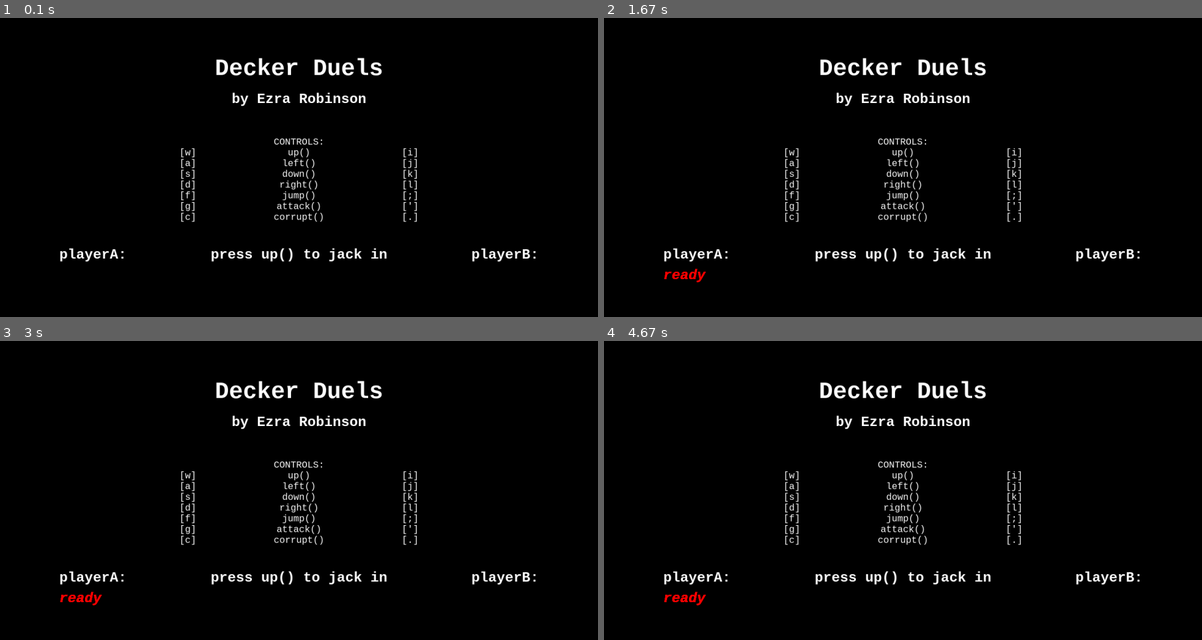
Above: before the commit, frames 1-4 (two rows, left to right).
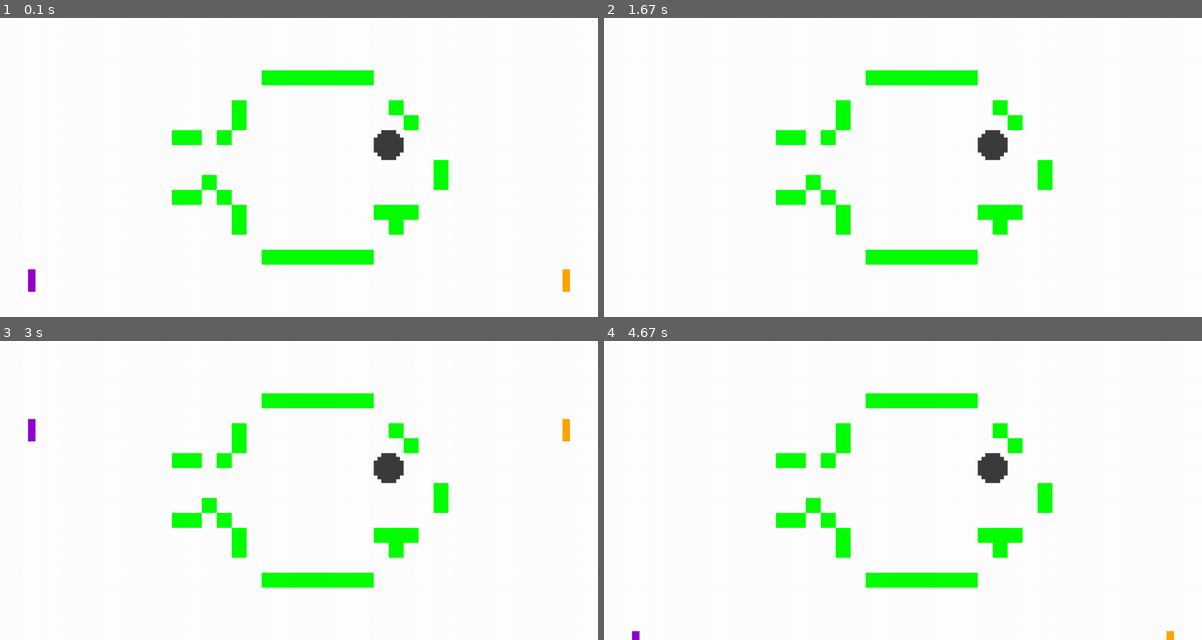
Above: after the commit, the same moments.

Repository: beccaelenzil/CS_ER
Game: pygame game, started from ScoringTheGame/Main/myGameClasses.py
The game is run twice, just before and just after one commit, with the same random seed, the same clock (stepped at 60 frames per second) and the same inputs. The source is Python 2; it was converted automatically to run under Python 3.
Inputs:
- Up to frame 1 (0.1 s): no input
- Up to frame 2 (1.67 s): tap W at 0.33, 0.73, 1.07, 1.3 s
- Up to frame 3 (3 s): tap W at 2, 2.7 s
- Up to frame 4 (4.67 s): tap W at 3.55, 4.5 s

The runs differ from the first frame. In frame 1, 99% of the frame differs, in the area x 0-100%, y 0-100%; in frame 2, 99%; in frame 3, 99%; in frame 4, 99%.

Commit message:
new level in progress

Diff:
--- a/ScoringTheGame/Main/myGameClasses.py
+++ b/ScoringTheGame/Main/myGameClasses.py
@@ -128,11 +128,9 @@
                 # set our right side to the left side of the item we hit
                 if self.change_x > 0:
                     self.rect.right = block.rect.left
-                    print "fuck"
                 elif self.change_x < 0:
                     # Otherwise if we are moving left, do the opposite.
                     self.rect.left = block.rect.right
-                    print "fuck"
 
         # Move up/down
         self.rect.y += self.change_y # + self.platformBoost_y
@@ -153,7 +151,6 @@
                         self.platformBoost_y = block.change_y
                         if self.platformBoost_y > 0:
                             self.change_y = self.platformBoost_y
-                            print "fuck"
                         else:
                             self.change_y = 0
                     else:
@@ -237,7 +234,7 @@
         if self.traps_left > 0:
             self.traps_left -= 1
 
-            block = Trap()
+            block = Trap(6, 8)
             block.rect.x = self.rect.x - textWidth
             block.rect.y = self.rect.y - textHeight
             block.player_a = player_a
@@ -260,9 +257,9 @@
 
 class Trap(Platform):
 
-    def __init__(self):
+    def __init__(self, height, width):
         # super(self.__class__, self).__init__(width, height)
-        Platform.__init__(self, 6, 8, LGREY)
+        Platform.__init__(self, height, width, LGREY)
         self.active = False
 
     def update(self):
@@ -477,7 +474,7 @@
         # Add a moving platform
         block = MovingPlatform(50, 2, GREEN)
         block.rect.x = 30*textWidth
-        block.rect.y = 36*textHeight
+        block.rect.y = 34*textHeight
         block.boundary_bottom = 72*textHeight
         block.boundary_top = 10*textHeight
         block.change_y = textWidth
@@ -489,7 +486,7 @@
         # Add a moving platform
         block = MovingPlatform(50, 2, GREEN)
         block.rect.x = 100*textWidth
-        block.rect.y = 54*textHeight
+        block.rect.y = 52*textHeight
         block.boundary_bottom = 72*textHeight
         block.boundary_top = 10*textHeight
         block.change_y = textWidth
@@ -501,7 +498,7 @@
         # Add a moving platform
         block = MovingPlatform(50, 2, GREEN)
         block.rect.x = 170*textWidth
-        block.rect.y = 72*textHeight
+        block.rect.y = 70*textHeight
         block.boundary_bottom = 72*textHeight
         block.boundary_top = 10*textHeight
         block.change_y = -textWidth
@@ -513,7 +510,7 @@
         # Add a moving platform
         block = MovingPlatform(50, 2, GREEN)
         block.rect.x = 240*textWidth
-        block.rect.y = 54*textHeight
+        block.rect.y = 56*textHeight
         block.boundary_bottom = 72*textHeight
         block.boundary_top = 10*textHeight
         block.change_y = -textWidth
@@ -527,7 +524,63 @@
         self.b_start_x = 320*textWidth - 50*textWidth - player_b.rect.width
         self.b_start_y = 44*textHeight
 
-        print "level load success"
+
+# Create platforms for  level 3
+class Level_03(Level):
+    """ Definition for level 1. """
+
+    def __init__(self, player_a, player_b):
+        """ Create level 1. """
+
+        # Call the parent constructor
+        Level.__init__(self, player_a, player_b)
+
+        # Array with width, height, x, and y of platform
+        level = [[60, 4, 140, 62],  # bottom
+                 [60, 4, 140, 14],  # top
+                 [8, 4, 208, 54],
+                 [8, 4, 208, 22],
+                 [24, 4, 200, 50],
+                 [8, 4, 216, 26],
+                 [8, 8, 232, 38],  #nose
+                 [8, 8, 124, 50],
+                 [8, 8, 124, 22],
+                 [8, 4, 116, 46],
+                 [8, 4, 116, 30],
+                 [8, 4, 108, 42],
+                 # [8, 4, 108, 34],
+                 [16, 4, 92, 46],
+                 [16, 4, 92, 30],
+                 ]
+
+        # Go through the array above and add platforms
+        for platform in level:
+            block = Platform(platform[0], platform[1], GREEN)
+            block.rect.x = platform[2]*textWidth
+            block.rect.y = platform[3]*textHeight
+            block.player_a = self.player_a
+            block.player_b = self.player_b
+            self.platform_list.add(block)
+
+        eye = [[2, 4, 200, 32],
+               [2, 6, 202, 31],
+               [8, 8, 204, 30],
+               [2, 6, 212, 31],
+               [2, 4, 214, 32],
+               ]
+
+        for platform in eye:
+            block = Trap(platform[0], platform[1])
+            block.rect.x = platform[2]*textWidth
+            block.rect.y = platform[3]*textHeight
+            block.player_a = self.player_a
+            block.player_b = self.player_b
+            self.platform_list.add(block)
+
+        self.a_start_x = 15*textWidth
+        self.a_start_y = 65*textHeight
+        self.b_start_x = 320*textWidth - 15*textWidth - player_b.rect.width
+        self.b_start_y = 65*textHeight
 
 
 def win_check(player_a, player_b, level_list, current_level, screen):
@@ -671,7 +724,7 @@
 
 def load_level(player_a, player_b, change_level, level_list, current_level):
     if change_level:
-        player_a.current_level_no = random.randint(0, len(level_list) - 1)
+        player_a.current_level_no = random.randint(0, 1)
 
     current_level.platform_list.empty()
     current_level = level_list[player_a.current_level_no]
@@ -789,7 +842,7 @@
     pygame.display.set_caption("Decker Duels")
 
     # bring up the menu
-    menu(screen)
+    # menu(screen)
 
     # Create the player
     playerA = Player()
@@ -803,10 +856,10 @@
     playerB.dashColor = RED
 
     # Create all the levels
-    level_list = [Level_01(playerA, playerB), Level_02(playerA, playerB)]
+    level_list = [Level_01(playerA, playerB), Level_02(playerA, playerB), Level_03(playerA, playerB)]
 
     # Set the current level
-    playerA.current_level_no = 0
+    playerA.current_level_no = 2
     current_level = level_list[playerA.current_level_no]
 
     active_sprite_list = pygame.sprite.Group()
